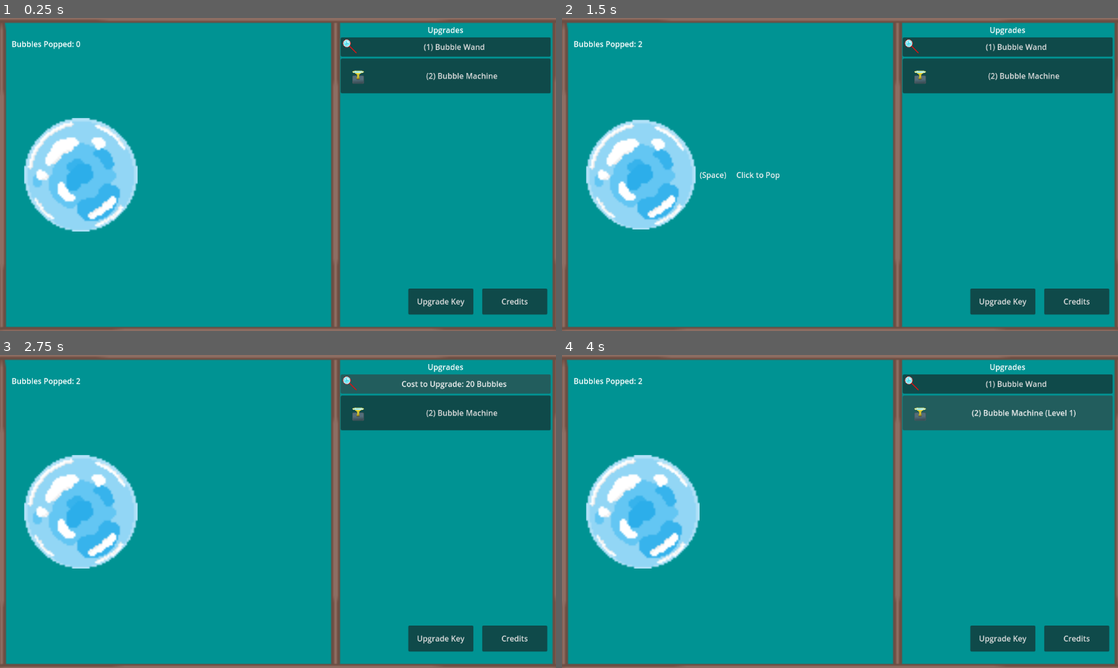
Above: before the commit, frames 1-4 (two rows, left to right).
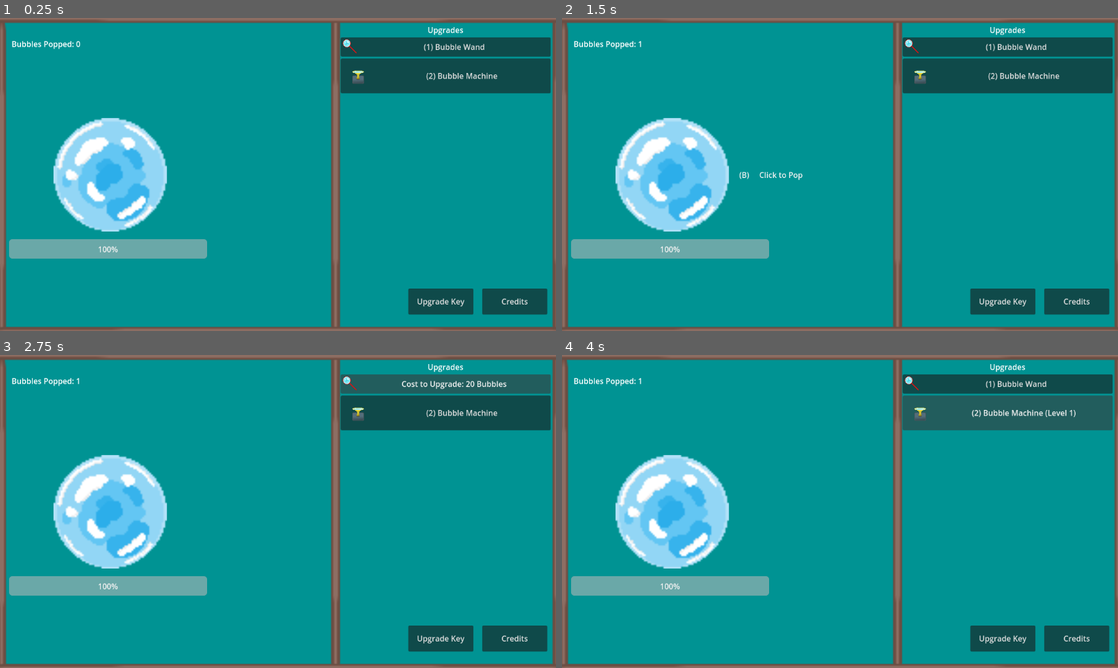
Above: after the commit, the same moments.

Repository: dbrogen/BubbleBusters
Game: Godot game, scene res://Scenes/main_screen.tscn
Same seed, same stepped clock (60 frames per second), same inputs: the game is played once before the commit and once after it.
Inputs (mouse positions are in pixels of both pictures, inside the frame that each line leads up to; where the layout moved, square brackets give the same spot in the first picture):
- Up to frame 1 (0.25 s): no input
- Up to frame 2 (1.5 s): click (712, 174) [684, 174] at 0.5 s; click "(Space) Click to Pop" (after the commit: "(B) Click to Pop") at 1.25 s
- Up to frame 3 (2.75 s): click "(1) Bubble Wand" at 2 s
- Up to frame 4 (4 s): click "Cost to Upgrade: 20 Bubbles" at 2.75 s; click "(2) Bubble Machine" at 3.5 s

The runs differ from the first frame. In frame 1, 9.3% of the frame differs, in the area x 1-38%, y 32-77%; in frame 2, 9.4%, in the area x 1-44%, y 7-77%; in frame 3, 9.3%; in frame 4, 9.3%.

Commit message:
Added a health bar and adjusted the upgrades
The health bar updates as the bubble's health varies, added costs to purchase each upgrade, and changed the passive bubble stacking from multiplicative to additive.

Diff:
--- a/Scenes/UI.tscn
+++ b/Scenes/UI.tscn
@@ -15,8 +15,8 @@
 
 [sub_resource type="InputEventKey" id="InputEventKey_b5ii3"]
 device = -1
-keycode = 32
-unicode = 32
+keycode = 66
+unicode = 98
 
 [sub_resource type="Shortcut" id="Shortcut_5clax"]
 events = [SubResource("InputEventKey_b5ii3")]
@@ -95,9 +95,9 @@
 anchors_preset = 4
 anchor_top = 0.5
 anchor_bottom = 0.5
-offset_left = 46.0
+offset_left = 107.0
 offset_top = -121.5
-offset_right = 456.0
+offset_right = 517.0
 offset_bottom = 121.5
 grow_vertical = 2
 theme_override_styles/focus = SubResource("StyleBoxEmpty_f23hc")
@@ -108,6 +108,22 @@
 
 [node name="AudioStreamPlayer2D" type="AudioStreamPlayer2D" parent="BubbleButton"]
 stream = ExtResource("3_rqf7a")
+
+[node name="HealthBar" type="ProgressBar" parent="BubbleButton"]
+layout_mode = 1
+anchors_preset = 12
+anchor_top = 1.0
+anchor_right = 1.0
+anchor_bottom = 1.0
+offset_left = -88.0
+offset_top = 12.0
+offset_right = -88.0
+offset_bottom = 52.0
+grow_horizontal = 2
+grow_vertical = 0
+max_value = 2.0
+step = 1.0
+value = 2.0
 
 [node name="Label" type="Label" parent="."]
 z_index = 4
--- a/Scripts/Global.gd
+++ b/Scripts/Global.gd
@@ -1,15 +1,20 @@
 class_name GlobalScript
 extends Node
 
-@export var bubblesPopped: int = 0;
+@export var bubblesPopped: float = 0;
+
+@export var bubbleMaxHealth: int;
+@export var bubbleCurrentHealth: int;
+
+@export var bubblesPerClick: int = 1;
 @export var wandLevel: int = 0;
 @export var machineLevel: int = 0;
 @export var handLevel: int = 0;
 @export var factoryLevel: int = 0;
 @export var babyLevel: int = 0;
 @export var gardenLevel: int = 0;
-@export var gangsterLevel: int = 0;
-@export var bubblesPerClick: int = 1;
+@export var gangstersLevel: int = 0;
+
 @export var machineUnlocked: bool = false;
 @export var babiesUnlocked: bool = false;
 @export var gardenUnlocked: bool = false;
--- a/Scripts/UI.gd
+++ b/Scripts/UI.gd
@@ -1,22 +1,24 @@
-class_name MainScreen
+class_name UI
 extends Control
 
 @export var numBubbles: float = 0.0;
-
 @export var bubblesPerClick: int = 1;
+@export var bubbleMaxHealth: int = 2;
+@export var bubbleCurrentHealth: int = bubbleMaxHealth;
+
 var machineUnlocked: bool = false;
 var babiesUnlocked: bool = false;
 var gardenUnlocked: bool = false;
 var factoryUnlocked: bool = false;
 var gangstersUnlocked: bool = false;
 
-var wandBaseCost: int = 20;
-var machineBaseCost: int = 50;
-var babyBaseCost: int = 100;
-var factoryBaseCost: int = 250;
-var gardenBaseCost: int = 750;
-var handBaseCost: int = 50;
-var gangstersBaseCost: int = 1500;
+var wandCost: int = 20;
+var machineCost: int = 50;
+var babyCost: int = 100;
+var factoryCost: int = 250;
+var gardenCost: int = 750;
+var handCost: int = 50;
+var gangstersCost: int = 1500;
 
 var wandLevel: int = Global.wandLevel;
 var machineLevel: int = Global.machineLevel;
@@ -24,14 +26,16 @@
 var factoryLevel: int = Global.factoryLevel;
 var gardenLevel: int = Global.gardenLevel;
 var handLevel: int = Global.handLevel;
-var gangsterLevel: int = Global.gangsterLevel;
+var gangstersLevel: int = Global.gangstersLevel;
 
 ## On scene load set the main text for the scene label and button
 func _ready() -> void:
-
 	numBubbles = Global.bubblesPopped;
+
 	$BubbleButton.text = "";
 	$Label.text = "Bubbles Popped: " + str(numBubbles);
+	$BubbleButton/HealthBar.max_value = bubbleMaxHealth;
+	$BubbleButton/HealthBar.value = bubbleCurrentHealth;
 
 	wandLevel = Global.wandLevel;
 	machineLevel = Global.machineLevel;
@@ -39,7 +43,7 @@
 	factoryLevel = Global.factoryLevel;
 	gardenLevel = Global.gardenLevel;
 	handLevel = Global.handLevel;
-	gangsterLevel = Global.gangsterLevel;
+	gangstersLevel = Global.gangstersLevel;
 
 	bubblesPerClick = Global.bubblesPerClick;
 	machineUnlocked = Global.machineUnlocked;
@@ -78,13 +82,18 @@
 	else:
 		$Upgrades/WandButton.text = "(6) Bubble Garden (Level " + str(gardenLevel) + ")";
 
-	if(gangsterLevel == 0):
+	if(gangstersLevel == 0):
 		$Upgrades/GangsterButton.text = "(7) Bubble Busters";
 	else:
-		$Upgrades/WandButton.text = "(7) Bubble Busters (Level " + str(gangsterLevel) + ")";
+		$Upgrades/WandButton.text = "(7) Bubble Busters (Level " + str(gangstersLevel) + ")";
 
 func _process(_delta: float) -> void:
 	Global.bubblesPopped = numBubbles;
+	print("Global Bubbles"  + str(Global.bubblesPopped));
+
+	Global.bubbleMaxHealth = bubbleMaxHealth;
+	Global.bubblesPopped = bubbleCurrentHealth;
+
 
 	Global.wandLevel = wandLevel;
 	Global.machineLevel = machineLevel;
@@ -92,7 +101,7 @@
 	Global.factoryLevel = factoryLevel;
 	Global.gardenLevel = gardenLevel;
 	Global.handLevel = handLevel;
-	Global.gangsterLevel = gangsterLevel;
+	Global.gangstersLevel = gangstersLevel;
 
 	Global.bubblesPerClick = bubblesPerClick;
 	Global.machineUnlocked = machineUnlocked;
@@ -102,21 +111,23 @@
 	Global.gangstersUnlocked = gangstersUnlocked;
 
 	$Label.text = "Bubbles Popped: " + str(round(numBubbles));
+	$BubbleButton/HealthBar.value = bubbleCurrentHealth;
+
 	if(machineUnlocked):
 		if(factoryUnlocked):
 			if(babiesUnlocked):
 				if(gardenUnlocked):
 					if(gangstersUnlocked):
-						numBubbles += 0.5 * (Global.machineLevel * Global.factoryLevel *
-						Global.babyLevel * Global.gardenLevel * Global. gangsterLevel * _delta);
+						numBubbles += 0.5 * (Global.machineLevel + Global.factoryLevel +
+						Global.babyLevel + Global.gardenLevel + Global. gangstersLevel) * _delta;
 					else:
-						numBubbles += 0.5 * (Global.machineLevel * Global.factoryLevel *
-						Global.babyLevel * Global.gardenLevel * _delta);
+						numBubbles += 0.5 + (Global.machineLevel + Global.factoryLevel +
+						Global.babyLevel + Global.gardenLevel) * _delta;
 				else:
-					numBubbles += 0.5 * (Global.machineLevel * Global.factoryLevel *
-					Global.babyLevel * _delta);
+					numBubbles += 0.5 * (Global.machineLevel + Global.factoryLevel +
+					Global.babyLevel) * _delta;
 		else:
-			numBubbles += 0.5 * (Global.machineLevel * Global.factoryLevel * _delta);
+			numBubbles += 0.5 * (Global.machineLevel + Global.factoryLevel) * _delta;
 		numBubbles += 0.5 * Global.machineLevel * _delta;
 
 	if(Global.machineLevel >= 5):
@@ -129,26 +140,34 @@
 	if(Global.wandLevel >= 5):
 		$Upgrades/HandsButton.visible = true;
 
+func _input(event: InputEvent) -> void:
+	if(event.is_action_pressed("addBubbles")):
+		numBubbles += 10000;
 
 func _on_bubble_button_pressed() -> void:
 	$BubbleButton/AudioStreamPlayer2D.play();
-	numBubbles += bubblesPerClick;
+	bubbleCurrentHealth -= bubblesPerClick;
+	if(bubbleCurrentHealth <= 0):
+		numBubbles += 1;
+		bubbleCurrentHealth = bubbleMaxHealth;
 
 func _on_bubble_button_mouse_entered() -> void:
-	$BubbleButton.text = " (Space)     Click to Pop";
+	$BubbleButton.text = " (B)     Click to Pop";
 
 func _on_bubble_button_mouse_exited() -> void:
 	$BubbleButton.text = "";
 
 func _on_wand_button_pressed() -> void:
-	if(numBubbles >= wandBaseCost):
-		numBubbles -= wandBaseCost;
+	if(numBubbles >= wandCost):
+		numBubbles -= wandCost;
 		bubblesPerClick += 1;
 		wandLevel += 1;
+		@warning_ignore("narrowing_conversion")
+		wandCost *= 1.5;
 		$Upgrades/WandButton.text = "(1) Bubble Wand (Level " + str(wandLevel) + ")";
 
 func _on_wand_button_mouse_entered() -> void:
-	$Upgrades/WandButton.text = "Cost to Upgrade: " + str(wandBaseCost) + " Bubbles";
+	$Upgrades/WandButton.text = "Cost to Upgrade: " + str(wandCost) + " Bubbles";
 
 func _on_wand_button_mouse_exited() -> void:
 	if(bubblesPerClick > 1):
@@ -157,25 +176,29 @@
 		$Upgrades/WandButton.text = "(1) Bubble Wand";
 
 func _on_hands_button_pressed() -> void:
-	if(numBubbles >= handBaseCost):
-		numBubbles -= handBaseCost;
+	if(numBubbles >= handCost):
+		numBubbles -= handCost;
 		bubblesPerClick += 1;
 		handLevel += 1;
-		$Upgrades/HandsButton.text = "Extra Hands (Level " + str(handLevel) + ")";
+		@warning_ignore("narrowing_conversion")
+		handCost *= 1.5;
+		$Upgrades/HandsButton.text = "(3) Extra Hands (Level " + str(handLevel) + ")";
 
 func _on_machine_button_pressed() -> void:
-	if(!machineUnlocked and numBubbles >= machineBaseCost):
-		numBubbles -= machineBaseCost;
+	if(!machineUnlocked and numBubbles >= machineCost):
+		numBubbles -= machineCost;
 		print("Machine Unlocked")
 		machineUnlocked = true;
 		machineLevel = 1;
+		@warning_ignore("narrowing_conversion")
+		machineCost *= 1.5;
 		$Upgrades/MachineButton.text = "(2) Bubble Machine (Level " + str(machineLevel) + ")";
 	else:
 		machineLevel += 1;
 		$Upgrades/MachineButton.text = "(2) Bubble Machine (Level " + str(machineLevel) + ")";
 
 func _on_machine_button_mouse_entered() -> void:
-	$Upgrades/MachineButton.text = "Cost to Upgrade: " + str(machineBaseCost) + " Bubbles";
+	$Upgrades/MachineButton.text = "Cost to Upgrade: " + str(machineCost) + " Bubbles";
 
 func _on_machine_button_mouse_exited() -> void:
 	if(machineUnlocked):
@@ -184,53 +207,59 @@
 		$Upgrades/MachineButton.text = "(2) Bubble Machine"
 
 func _on_factory_button_pressed() -> void:
-	if(!factoryUnlocked and numBubbles >= factoryBaseCost):
-		numBubbles -= factoryBaseCost;
+	if(!factoryUnlocked and numBubbles >= factoryCost):
+		numBubbles -= factoryCost;
 		print("Factory Unlocked")
 		factoryUnlocked = true;
 		factoryLevel += 1;
+		@warning_ignore("narrowing_conversion")
+		factoryCost *= 1.5;
 		$Upgrades/FactoryButton.text = "(4) Bubble Factory (Level " + str(factoryLevel) + ")";
 	else:
 		factoryLevel += 1;
 		$Upgrades/FactoryButton.text = "(4) Bubble Factory (Level " + str(factoryLevel) + ")";
 
 func _on_baby_button_pressed() -> void:
-	if(!babiesUnlocked and numBubbles >= babyBaseCost):
-		numBubbles -= babyBaseCost;
+	if(!babiesUnlocked and numBubbles >= babyCost):
+		numBubbles -= babyCost;
 		print("Babies Unlocked")
 		babiesUnlocked = true;
 		babyLevel += 1;
+		@warning_ignore("narrowing_conversion")
+		babyCost *= 1.5;
 		$Upgrades/BabyButton.text = "(5) Bubble Babies (Level " + str(babyLevel) + ")";
 	else:
-		Global.babyLevel += 1;
+		babyLevel += 1;
 		$Upgrades/BabyButton.text = "(5) Bubble Babies (Level " + str(babyLevel) + ")";
 
 func _on_garden_button_pressed() -> void:
-	if(!gardenUnlocked and numBubbles >= gardenBaseCost):
-		numBubbles -= gardenBaseCost;
+	if(!gardenUnlocked and numBubbles >= gardenCost):
+		numBubbles -= gardenCost;
 		print("Garden Unlocked")
 		gardenUnlocked = true;
 		gardenLevel += 1;
+		@warning_ignore("narrowing_conversion")
+		gardenCost *= 1.5;
 		$Upgrades/GardenButton.text = "(6) Bubble Garden (Level " + str(gardenLevel) + ")";
 	else:
 		gardenLevel += 1;
 		$Upgrades/GardenButton.text = "(6) Bubble Garden (Level " + str(gardenLevel) + ")";
 
 func _on_gangster_button_pressed() -> void:
-	if(!gangstersUnlocked and numBubbles >= gangstersBaseCost):
-		numBubbles -= gangstersBaseCost;
+	if(!gangstersUnlocked and numBubbles >= gangstersCost):
+		numBubbles -= gangstersCost;
 		print("Gangsters Unlocked")
 		gangstersUnlocked = true;
-		gangsterLevel += 1;
-		$Upgrades/GangsterButton.text = "(7) Bubble Gangsters (Level " + str(gangsterLevel) + ")";
-	else:
-		gangsterLevel += 1;
-		$Upgrades/GangsterButton.text = "(7) Bubble Gangsters (Level " + str(gangsterLevel) + ")";
-
+		gangstersLevel += 1;
+		@warning_ignore("narrowing_conversion")
+		gangstersCost *= 1.5;
+		$Upgrades/GangsterButton.text = "(7) Bubble Gangsters (Level " + str(gangstersLevel) + ")";
+	else:
+		gangstersLevel += 1;
+		$Upgrades/GangsterButton.text = "(7) Bubble Gangsters (Level " + str(gangstersLevel) + ")";
 
 func _on_hands_button_mouse_entered() -> void:
-	$Upgrades/HandsButton.text = "Cost to Upgrade: " + str(handBaseCost) + " Bubbles";
-
+	$Upgrades/HandsButton.text = "Cost to Upgrade: " + str(handCost) + " Bubbles";
 
 func _on_hands_button_mouse_exited() -> void:
 	if(Global.handLevel > 1):
@@ -238,10 +267,8 @@
 	else:
 		$Upgrades/HandsButton.text = "(3) Extra Hands";
 
-
 func _on_factory_button_mouse_entered() -> void:
-	$Upgrades/FactoryButton.text = "Cost to Upgrade: " + str(factoryBaseCost) + " Bubbles";
-
+	$Upgrades/FactoryButton.text = "Cost to Upgrade: " + str(factoryCost) + " Bubbles";
 
 func _on_factory_button_mouse_exited() -> void:
 	if(factoryUnlocked):
@@ -249,10 +276,8 @@
 	else:
 		$Upgrades/FactoryButton.text = "(4) Bubble Factory";
 
-
 func _on_baby_button_mouse_entered() -> void:
-	$Upgrades/BabyButton.text = "Cost to Upgrade: " + str(babyBaseCost) + " Bubbles";
-
+	$Upgrades/BabyButton.text = "Cost to Upgrade: " + str(babyCost) + " Bubbles";
 
 func _on_baby_button_mouse_exited() -> void:
 	if(babiesUnlocked):
@@ -260,10 +285,8 @@
 	else:
 		$Upgrades/BabyButton.text = "(5) Bubble Blowing Babies";
 
-
 func _on_garden_button_mouse_entered() -> void:
-	$Upgrades/GardenButton.text = "Cost to Upgrade: " + str(gardenBaseCost) + " Bubbles";
-
+	$Upgrades/GardenButton.text = "Cost to Upgrade: " + str(gardenCost) + " Bubbles";
 
 func _on_garden_button_mouse_exited() -> void:
 	if(gardenUnlocked):
@@ -272,10 +295,10 @@
 		$Upgrades/GardenButton.text = "(6) Bubble Garden";
 
 func _on_gangster_button_mouse_entered() -> void:
-	$Upgrades/GangsterButton.text = "Cost to Upgrade: " + str(gangstersBaseCost) + " Bubbles";
+	$Upgrades/GangsterButton.text = "Cost to Upgrade: " + str(gangstersCost) + " Bubbles";
 
 func _on_gangster_button_mouse_exited() -> void:
 	if(gangstersUnlocked):
-		$Upgrades/GangsterButton.text = "(7) Bubble Busters (Level " + str(gangsterLevel) + ")";
+		$Upgrades/GangsterButton.text = "(7) Bubble Busters (Level " + str(gangstersLevel) + ")";
 	else:
 		$Upgrades/GangsterButton.text = "(7) Bubble Busters";
--- a/Scripts/main_screen.gd
+++ b/Scripts/main_screen.gd
@@ -1,14 +1,5 @@
-class_name MainPage
+class_name MainScreen
 extends Node
-
-@export var bubbleHealth = 1;
-var timerStartTime:float = 10.0;
-
-func _on_timer_timeout() -> void:
-	bubbleHealth += 1;
-	timerStartTime += 10;
-	$Timer.start(timerStartTime)
-
 
 func _on_button_pressed() -> void:
 	get_tree().change_scene_to_file("res://Scenes/credits.tscn");
--- a/project.godot
+++ b/project.godot
@@ -23,3 +23,11 @@
 
 window/stretch/mode="viewport"
 mouse_cursor/custom_image="res://Assets/BubbleWands/bubblewand_red.png"
+
+[input]
+
+addBubbles={
+"deadzone": 0.5,
+"events": [Object(InputEventKey,"resource_local_to_scene":false,"resource_name":"","device":-1,"window_id":0,"alt_pressed":false,"shift_pressed":false,"ctrl_pressed":false,"meta_pressed":false,"pressed":false,"keycode":0,"physical_keycode":93,"key_label":0,"unicode":93,"location":0,"echo":false,"script":null)
+]
+}
